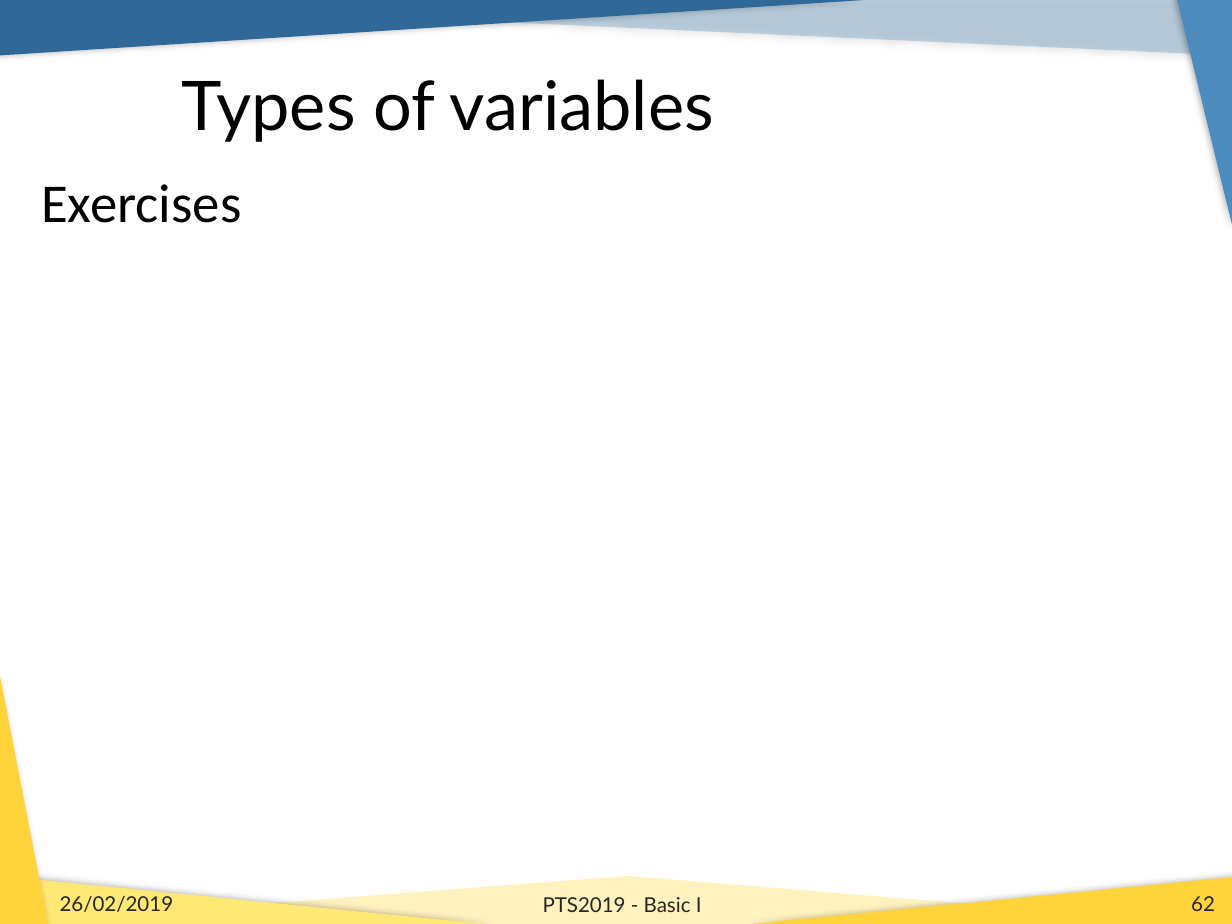
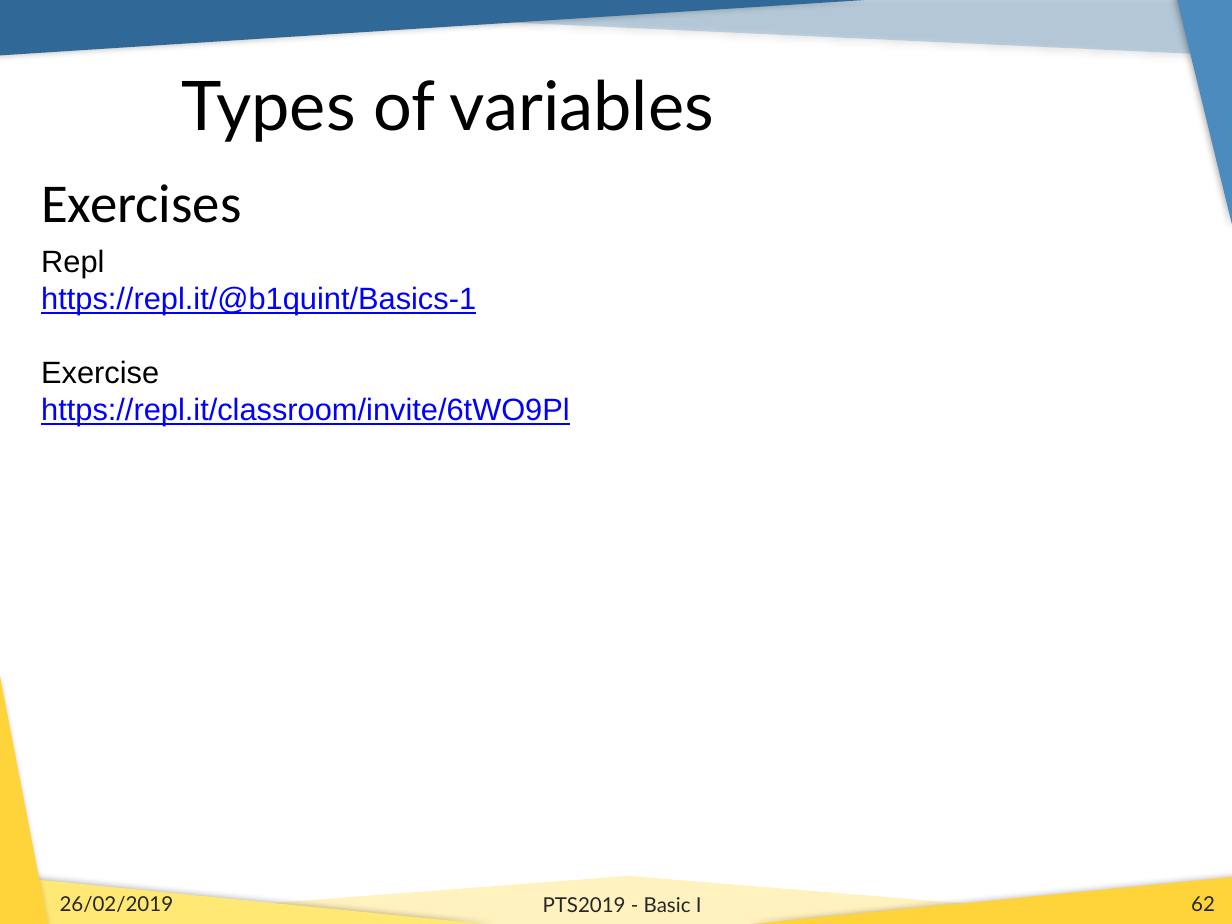
Before and after one commit to b1quint/Python-Tutorial-Series, a slide deck: slide 62 of Presentations/01 - Python Terminal, Scripts and Variables.pptx. Drawn at 1232x924 pixels with LibreOffice and Linux fonts; fonts in the diff are those of the drawing; background and template pictures are left out. Boxes give left, top, right and bottom in pixels: in the first picture for what was removed or moved away, otherwise in the second. Text is boxed around its words. In the diff, an @@ line names an element or a change of style, - is before the commit and + after.

```diff
--- a/Presentations/01 - Python Terminal, Scripts and Variables.pptx
+++ b/Presentations/01 - Python Terminal, Scripts and Variables.pptx
@@ text added at <box>41,249,570,425</box>, 18 pt, text #0000FF, underline @@
+Repl
+https://repl.it/@b1quint/Basics-1
+Exercise
+https://repl.it/classroom/invite/6tWO9Pl
```
Also in this commit, not shown: 5 other slides changed, 1 other file.
